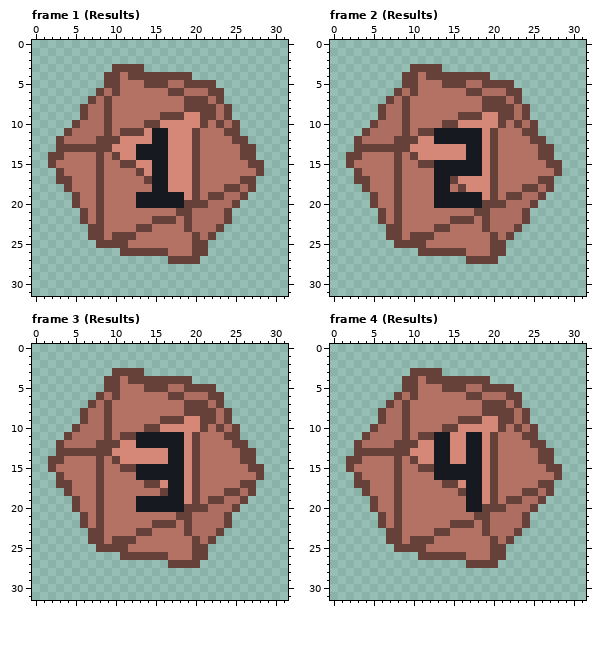
One commit to this pixel-art file: assets/source/aseprite/dice/d20.aseprite. That is the earlier state.
32x32 pixels, 20 frames. Colours within 5 levels of each other are drawn and written as one. Shown: frame 1 (Results), frame 2 (Results), frame 3 (Results), frame 4 (Results). The commit also changed other frames, which this record leaves out.
Once edited:
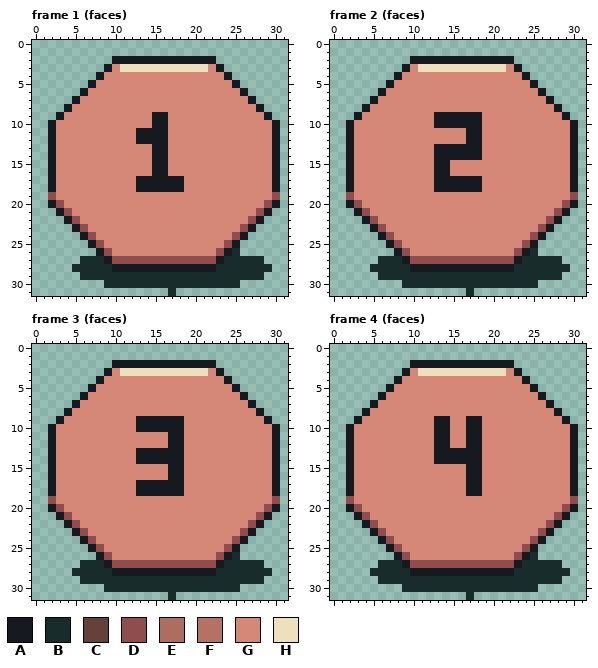
Palette (. is transparent): A #171921  B #172c2b  C #664139  D #904d4d  E #ad6e61  F #b37264  G #d68878  H #f0dfbd
The exact change:
Changed rows in their new state; - is an unchanged pixel.
Frame 1 (faces):
first column x 2:
 2 --------AAAAAAAAAAAAA--------
 3 -------AGHHHHHHHHHHHGA-------
 4 ------AGGGGGGGGGGGGGGGA------
 5 -----AGGGGGGGGGGGGGGGGGA-----
 6 ----AGGGGGGGGGGGGGGGGGGGA----
 7 ---AGGGGGGGGGGGGGGGGGGGGGA---
 8 --AGGGGGGGGGGGGGGGGGGGGGGGA--
 9 -AGGGGGGGGGGGAAGG--GGGGGGGGA-
10 AGGGGGGGGGGGGAA----GGGGGGGGGA
11 AGGGGGGGGGGAA-----GGGGGGGGGGA
12 AGGGGGGGG--AA-----GGGGGGGGGGA
13 AGGGGGGG---GG-----GGGGGGGGGGA
14 AGGGGGGGG--GG-----GGGGGGGGGGA
15 AGGGGGGGGGG-------GGGGGGGGGGA
16 AGGGGGGGGGGG------GGGGGGGGGGA
17 AGGGGGGGGGGAA--AA-GGGGGGGGGGA
18 AGGGGGGGGGGAA--AA-GGGGGGGGGGA
19 DGGGGGGGGGGGGGGGG-GGGGGGGGGGD
20 ADGGGGGGGGGGGGGGGGGGGGGGGGGDA
21 -ADGGGGGGGGGGGGGGGGGGGGGGGDA-
22 --ADGGGGGGGGGGGGGGGGGGGGGDA--
23 ---ADGGGGGGGGGGGGGGGGGGGDA---
24 ----ADGGGGGGGGGGGGGGGGGDA----
25 -----ADGGGGGGGGGGGGGGGDA-----
26 ------ADGGGGGGGGGGGGGDAB-----
27 ----BBBADDDDDDDDDDDDDABBBBB--
28 ---BBBBBAAAAAAAAAAAAABBBBBBB-
29 ----BBBBBBBBBBBBBBBBBBBBBBB--
30 -------BBBBBBBBBBBBBBBBB-----
31 ---------------B-------------
Frame 2 (faces):
first column x 2:
 2 --------AAAAAAAAAAAAA--------
 3 -------AGHHHHHHHHHHHGA-------
 4 ------AGGGGGGGGGGGGGGGA------
 5 -----AGGGGGGGGGGGGGGGGGA-----
 6 ----AGGGGGGGGGGGGGGGGGGGA----
 7 ---AGGGGGGGGGGGGGGGGGGGGGA---
 8 --AGGGGGGGGGGGGGGGGGGGGGGGA--
 9 -AGGGGGGGGGAAAAAA--GGGGGGGGA-
10 AGGGGGGGGGGAAAAAA--GGGGGGGGGA
11 AGGGGGGGGGGGGGG---GGGGGGGGGGA
12 AGGGGGGGG--GGGG---GGGGGGGGGGA
13 AGGGGGGG---AAAA---GGGGGGGGGGA
14 AGGGGGGGG--AAAA---GGGGGGGGGGA
15 AGGGGGGGGGG--GGGG-GGGGGGGGGGA
16 AGGGGGGGGGG--GGGG-GGGGGGGGGGA
17 AGGGGGGGGGG--AAAA-GGGGGGGGGGA
18 AGGGGGGGGGG--AAAA-GGGGGGGGGGA
19 DGGGGGGGGGGGGGGGG-GGGGGGGGGGD
20 ADGGGGGGGGGGGGGGGGGGGGGGGGGDA
21 -ADGGGGGGGGGGGGGGGGGGGGGGGDA-
22 --ADGGGGGGGGGGGGGGGGGGGGGDA--
23 ---ADGGGGGGGGGGGGGGGGGGGDA---
24 ----ADGGGGGGGGGGGGGGGGGDA----
25 -----ADGGGGGGGGGGGGGGGDA-----
26 ------ADGGGGGGGGGGGGGDAB-----
27 ----BBBADDDDDDDDDDDDDABBBBB--
28 ---BBBBBAAAAAAAAAAAAABBBBBBB-
29 ----BBBBBBBBBBBBBBBBBBBBBBB--
30 -------BBBBBBBBBBBBBBBBB-----
31 ---------------B-------------
Frame 3 (faces):
first column x 2:
 2 --------AAAAAAAAAAAAA--------
 3 -------AGHHHHHHHHHHHGA-------
 4 ------AGGGGGGGGGGGGGGGA------
 5 -----AGGGGGGGGGGGGGGGGGA-----
 6 ----AGGGGGGGGGGGGGGGGGGGA----
 7 ---AGGGGGGGGGGGGGGGGGGGGGA---
 8 --AGGGGGGGGGGGGGGGGGGGGGGGA--
 9 -AGGGGGGGGGAAAAAA--GGGGGGGGA-
10 AGGGGGGGGGGAAAAAA--GGGGGGGGGA
11 AGGGGGGGGGGGGGG---GGGGGGGGGGA
12 AGGGGGGGG--GGGG---GGGGGGGGGGA
13 AGGGGGGG---AAAA---GGGGGGGGGGA
14 AGGGGGGGG--AAAA---GGGGGGGGGGA
15 AGGGGGGGGGGGGGG---GGGGGGGGGGA
16 AGGGGGGGGGGGGGG---GGGGGGGGGGA
17 AGGGGGGGGGGAAAA---GGGGGGGGGGA
18 AGGGGGGGGGGAAAA---GGGGGGGGGGA
19 DGGGGGGGGGGGGGGGG-GGGGGGGGGGD
20 ADGGGGGGGGGGGGGGGGGGGGGGGGGDA
21 -ADGGGGGGGGGGGGGGGGGGGGGGGDA-
22 --ADGGGGGGGGGGGGGGGGGGGGGDA--
23 ---ADGGGGGGGGGGGGGGGGGGGDA---
24 ----ADGGGGGGGGGGGGGGGGGDA----
25 -----ADGGGGGGGGGGGGGGGDA-----
26 ------ADGGGGGGGGGGGGGDAB-----
27 ----BBBADDDDDDDDDDDDDABBBBB--
28 ---BBBBBAAAAAAAAAAAAABBBBBBB-
29 ----BBBBBBBBBBBBBBBBBBBBBBB--
30 -------BBBBBBBBBBBBBBBBB-----
31 ---------------B-------------
Frame 4 (faces):
first column x 2:
 2 --------AAAAAAAAAAAAA--------
 3 -------AGHHHHHHHHHHHGA-------
 4 ------AGGGGGGGGGGGGGGGA------
 5 -----AGGGGGGGGGGGGGGGGGA-----
 6 ----AGGGGGGGGGGGGGGGGGGGA----
 7 ---AGGGGGGGGGGGGGGGGGGGGGA---
 8 --AGGGGGGGGGGGGGGGGGGGGGGGA--
 9 -AGGGGGGGGGAAGGAA--GGGGGGGGA-
10 AGGGGGGGGGGAAG-AA--GGGGGGGGGA
11 AGGGGGGGGGG-------GGGGGGGGGGA
12 AGGGGGGGG---------GGGGGGGGGGA
13 AGGGGGGG-----AA---GGGGGGGGGGA
14 AGGGGGGGG----AA---GGGGGGGGGGA
15 AGGGGGGGGGGGGGG---GGGGGGGGGGA
16 AGGGGGGGGGGGGGG---GGGGGGGGGGA
17 AGGGGGGGGGGGGG----GGGGGGGGGGA
18 AGGGGGGGGGGGGGG---GGGGGGGGGGA
19 DGGGGGGGGGGGGGGGG-GGGGGGGGGGD
20 ADGGGGGGGGGGGGGGGGGGGGGGGGGDA
21 -ADGGGGGGGGGGGGGGGGGGGGGGGDA-
22 --ADGGGGGGGGGGGGGGGGGGGGGDA--
23 ---ADGGGGGGGGGGGGGGGGGGGDA---
24 ----ADGGGGGGGGGGGGGGGGGDA----
25 -----ADGGGGGGGGGGGGGGGDA-----
26 ------ADGGGGGGGGGGGGGDAB-----
27 ----BBBADDDDDDDDDDDDDABBBBB--
28 ---BBBBBAAAAAAAAAAAAABBBBBBB-
29 ----BBBBBBBBBBBBBBBBBBBBBBB--
30 -------BBBBBBBBBBBBBBBBB-----
31 ---------------B-------------
Where, in picture pixels (left, top, right, bottom), the same in both pictures:
changed: (48, 56, 280, 296)
changed: (346, 56, 578, 296)
changed: (48, 360, 280, 600)
changed: (346, 360, 578, 600)
